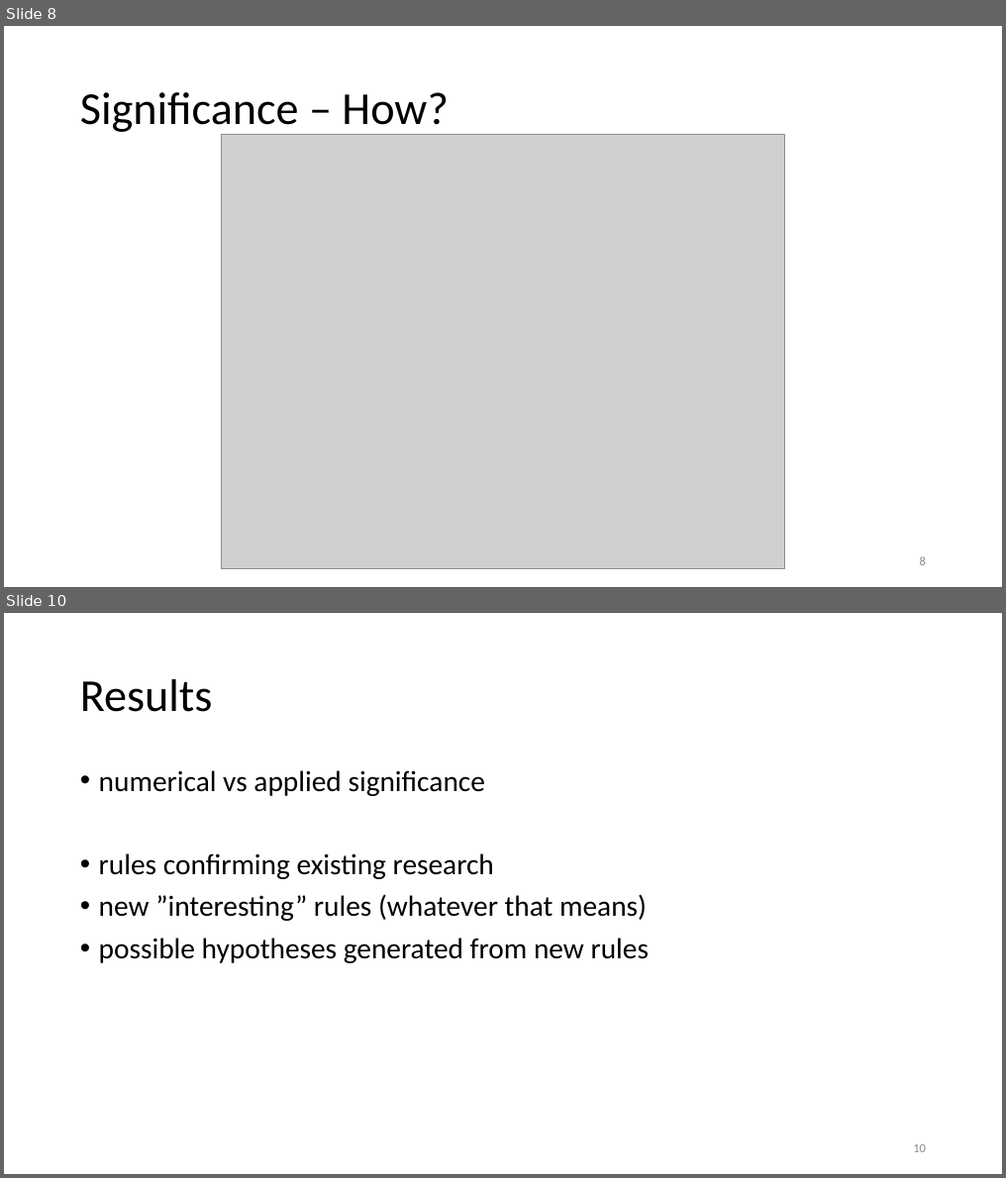
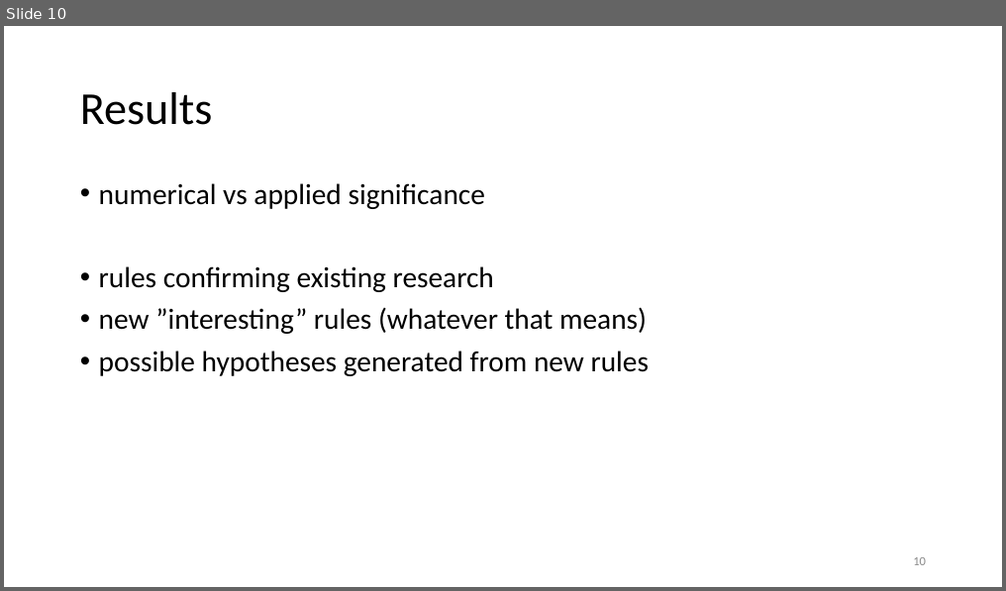
Before and after one commit to prestoaghitato/BA_thesis, a slide deck: tex/beamer_dummy.pptx. Shown one above the other, each under a label of ours: slides 8 and 10 before the commit, slide 10 after it; the slides between them are not shown. The pictures are 1006x1178 and 1006x591 pixels, drawn with LibreOffice and Linux fonts; fonts in the diff are those of the drawing; grey boxes stand for pictures. Boxes give left, top, right and bottom in pixels: in the first picture for what was removed or moved away, otherwise in the second. Text is boxed around its words. In the diff, an @@ line names an element or a change of style, - is before the commit and + after.

```diff
--- a/tex/beamer_dummy.pptx
+++ b/tex/beamer_dummy.pptx
@@ slide 8 removed at bbox=[4, 26, 1002, 587], background #FFFFFF @@
@@ title removed at bbox=[80, 92, 448, 136] @@
-Significance – How?
@@ picture removed at bbox=[221, 135, 785, 569] @@
@@ page number removed at bbox=[920, 557, 926, 566] @@
-8
```
Also in this commit, not shown: 5 slides changed, 4 slides added, 3 other slides removed, 3 other files.
